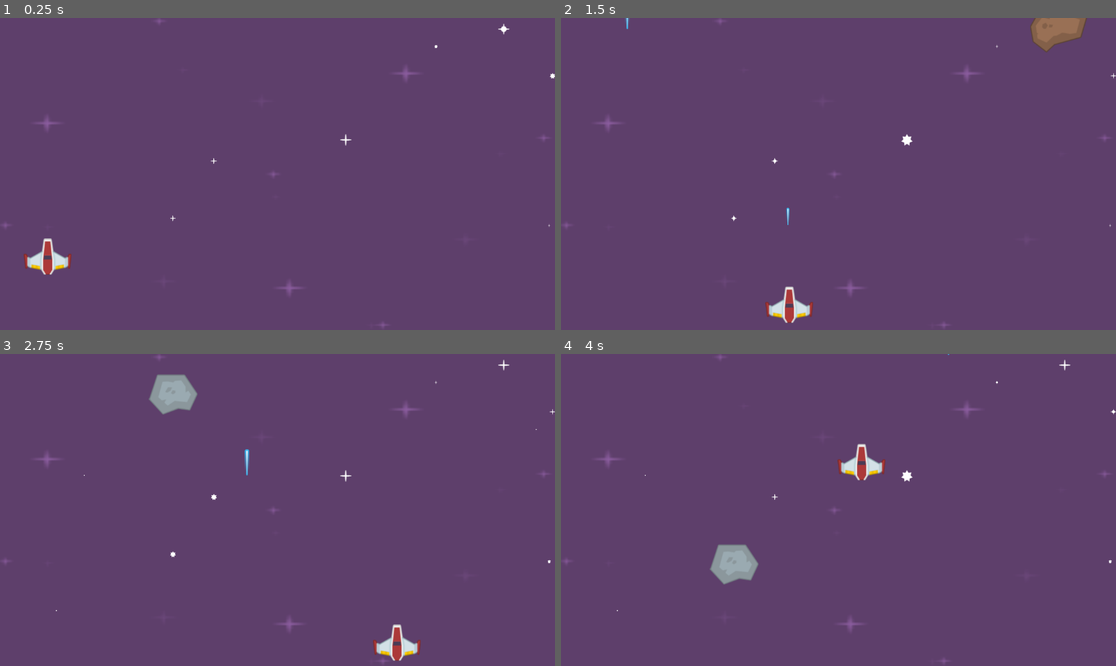
Above: before the commit, frames 1-4 (two rows, left to right).
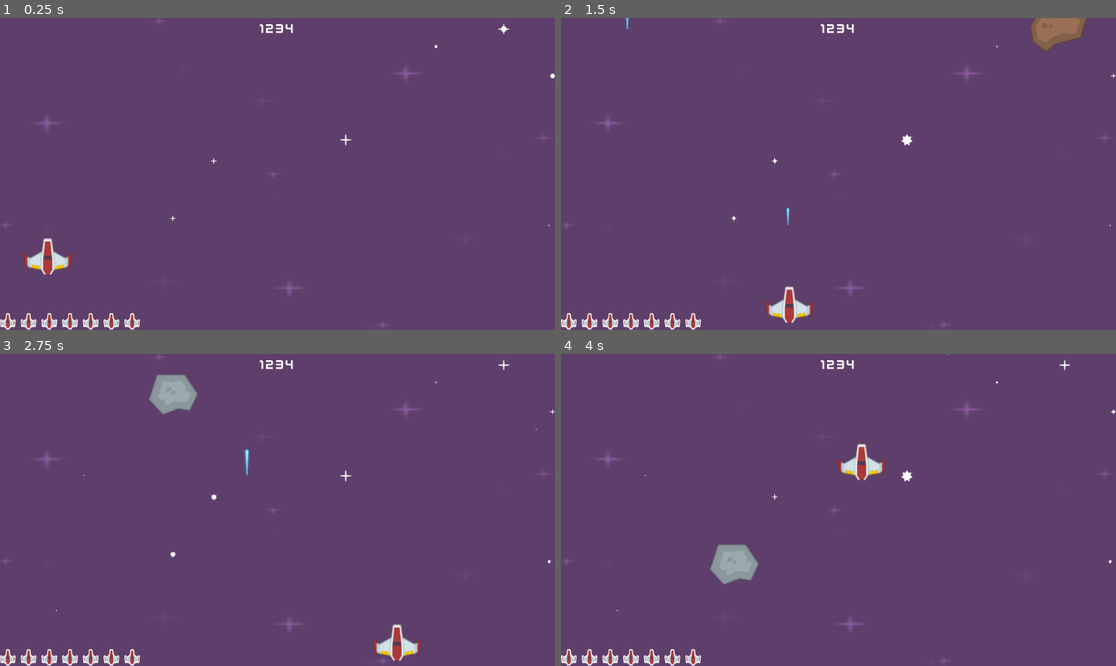
Above: after the commit, the same moments.

Repository: knguyennt/space-shooter
Game: Godot game, scene res://scenes/level.tscn
Same seed, same stepped clock (60 frames per second), same inputs: the game is played once before the commit and once after it.
Inputs:
- Up to frame 1 (0.25 s): no input
- Up to frame 2 (1.5 s): hold Right (right yeah) 0.53-1.28 s; tap Space (shoot) at 0.6, 1.35 s; hold Down (ui_down) from 1.28 s (still down)
- Up to frame 3 (2.75 s): release Down (ui_down) at 2.03 s; hold Right (right yeah) from 2.03 s (still down); tap Space (shoot) at 2.1 s
- Up to frame 4 (4 s): release Right (right yeah) at 2.78 s; hold Up (ui_up) 2.78-3.53 s; tap Space (shoot) at 2.85, 3.6 s; hold Left (ui_left) from 3.53 s (still down)

The runs differ from the first frame. In frame 1, 0.8% of the frame differs, in the area x 0-53%, y 2-100%; in frame 2, 0.8%; in frame 3, 0.8%; in frame 4, 0.8%.

Commit message:
feat: add ui element

Diff:
--- /dev/null
+++ b/scenes/game_over.tscn
@@ -0,0 +1,54 @@
+[gd_scene format=3 uid="uid://2bxpm1ns7jvh"]
+
+[node name="GameOver" type="Node2D"]
+
+[node name="CanvasLayer" type="CanvasLayer" parent="."]
+
+[node name="ColorRect" type="ColorRect" parent="CanvasLayer"]
+anchors_preset = 15
+anchor_right = 1.0
+anchor_bottom = 1.0
+grow_horizontal = 2
+grow_vertical = 2
+color = Color(0.239216, 0.0705882, 0.360784, 0.564706)
+
+[node name="CenterContainer" type="CenterContainer" parent="CanvasLayer"]
+anchors_preset = 8
+anchor_left = 0.5
+anchor_top = 0.5
+anchor_right = 0.5
+anchor_bottom = 0.5
+offset_left = -50.5
+offset_top = -25.0
+offset_right = 50.5
+offset_bottom = 25.0
+grow_horizontal = 2
+grow_vertical = 2
+
+[node name="VBoxContainer" type="VBoxContainer" parent="CanvasLayer/CenterContainer"]
+layout_mode = 2
+
+[node name="Label" type="Label" parent="CanvasLayer/CenterContainer/VBoxContainer"]
+layout_mode = 2
+text = "Game Over"
+
+[node name="Label2" type="Label" parent="CanvasLayer/CenterContainer/VBoxContainer"]
+layout_mode = 2
+text = "Your Score: 0"
+
+[node name="MarginContainer" type="MarginContainer" parent="CanvasLayer"]
+anchors_preset = 7
+anchor_left = 0.5
+anchor_top = 1.0
+anchor_right = 0.5
+anchor_bottom = 1.0
+offset_left = -79.0
+offset_top = -40.0
+offset_right = 79.0
+grow_horizontal = 2
+grow_vertical = 0
+theme_override_constants/margin_bottom = 18
+
+[node name="Label" type="Label" parent="CanvasLayer/MarginContainer"]
+layout_mode = 2
+text = "Space To Start Again"
--- a/scenes/laser.gd
+++ b/scenes/laser.gd
@@ -1,6 +1,4 @@
 extends Node2D
-
-
 # Called when the node enters the scene tree for the first time.
 func _ready() -> void:
 	$Area2D/Sprite2D.scale = Vector2(0,0)
--- a/scenes/level.tscn
+++ b/scenes/level.tscn
@@ -6,6 +6,7 @@
 [ext_resource type="Texture2D" uid="uid://tsl88q72a34h" path="res://PNG/Effects/star1.png" id="3_2r41h"]
 [ext_resource type="Texture2D" uid="uid://6qvubf3id6js" path="res://PNG/Effects/star2.png" id="4_klq6b"]
 [ext_resource type="Texture2D" uid="uid://cy2ultx5al3bx" path="res://PNG/Effects/star3.png" id="5_b121j"]
+[ext_resource type="PackedScene" uid="uid://b52gg0m1tmawq" path="res://scenes/ui.tscn" id="7_klq6b"]
 
 [sub_resource type="SpriteFrames" id="SpriteFrames_w8frs"]
 animations = [{
@@ -37,8 +38,10 @@
 position = Vector2(575, 324)
 scale = Vector2(4.837, 2.717)
 texture = ExtResource("1_w7c3h")
+metadata/_edit_lock_ = true
 
 [node name="Stars" type="Node2D" parent="."]
+metadata/_edit_lock_ = true
 
 [node name="AnimatedSprite2D" type="AnimatedSprite2D" parent="Stars"]
 sprite_frames = SubResource("SpriteFrames_w8frs")
@@ -104,6 +107,7 @@
 position = Vector2(973, 276)
 
 [node name="Borders" type="Node2D" parent="."]
+metadata/_edit_lock_ = true
 
 [node name="BorderLeft" type="StaticBody2D" parent="Borders"]
 
@@ -133,8 +137,11 @@
 autostart = true
 
 [node name="Meteors" type="Node2D" parent="."]
+metadata/_edit_lock_ = true
 
 [node name="Lasers" type="Node" parent="."]
 
+[node name="UI" parent="." instance=ExtResource("7_klq6b")]
+
 [connection signal="laser" from="Player" to="." method="_on_player_laser"]
 [connection signal="timeout" from="MeteorTimer" to="." method="_on_meteor_timer_timeout"]
--- /dev/null
+++ b/scenes/ui.tscn
@@ -0,0 +1,64 @@
+[gd_scene load_steps=3 format=3 uid="uid://b52gg0m1tmawq"]
+
+[ext_resource type="FontFile" uid="uid://c20y0belqm33c" path="res://Bonus/kenvector_future_thin.ttf" id="1_nt7q6"]
+[ext_resource type="Texture2D" uid="uid://cl3xetk02fo5s" path="res://PNG/UI/playerLife1_red.png" id="2_x4jx1"]
+
+[node name="UI" type="CanvasLayer"]
+
+[node name="MarginContainer" type="MarginContainer" parent="."]
+anchors_preset = 5
+anchor_left = 0.5
+anchor_right = 0.5
+offset_left = -37.5
+offset_right = 37.5
+offset_bottom = 40.0
+grow_horizontal = 2
+theme_override_constants/margin_top = 5
+
+[node name="Label" type="Label" parent="MarginContainer"]
+layout_mode = 2
+theme_override_fonts/font = ExtResource("1_nt7q6")
+theme_override_font_sizes/font_size = 29
+text = "1234"
+horizontal_alignment = 1
+
+[node name="MarginContainer2" type="MarginContainer" parent="."]
+anchors_preset = 2
+anchor_top = 1.0
+anchor_bottom = 1.0
+offset_top = -40.0
+offset_right = 75.0
+grow_vertical = 0
+theme_override_constants/margin_top = 5
+
+[node name="HBoxContainer" type="HBoxContainer" parent="MarginContainer2"]
+layout_mode = 2
+theme_override_constants/separation = 10
+
+[node name="TextureRect" type="TextureRect" parent="MarginContainer2/HBoxContainer"]
+layout_mode = 2
+texture = ExtResource("2_x4jx1")
+
+[node name="TextureRect2" type="TextureRect" parent="MarginContainer2/HBoxContainer"]
+layout_mode = 2
+texture = ExtResource("2_x4jx1")
+
+[node name="TextureRect3" type="TextureRect" parent="MarginContainer2/HBoxContainer"]
+layout_mode = 2
+texture = ExtResource("2_x4jx1")
+
+[node name="TextureRect4" type="TextureRect" parent="MarginContainer2/HBoxContainer"]
+layout_mode = 2
+texture = ExtResource("2_x4jx1")
+
+[node name="TextureRect5" type="TextureRect" parent="MarginContainer2/HBoxContainer"]
+layout_mode = 2
+texture = ExtResource("2_x4jx1")
+
+[node name="TextureRect6" type="TextureRect" parent="MarginContainer2/HBoxContainer"]
+layout_mode = 2
+texture = ExtResource("2_x4jx1")
+
+[node name="TextureRect7" type="TextureRect" parent="MarginContainer2/HBoxContainer"]
+layout_mode = 2
+texture = ExtResource("2_x4jx1")
Not shown: 1 places in scenes/level.tscn that only renumber resources
